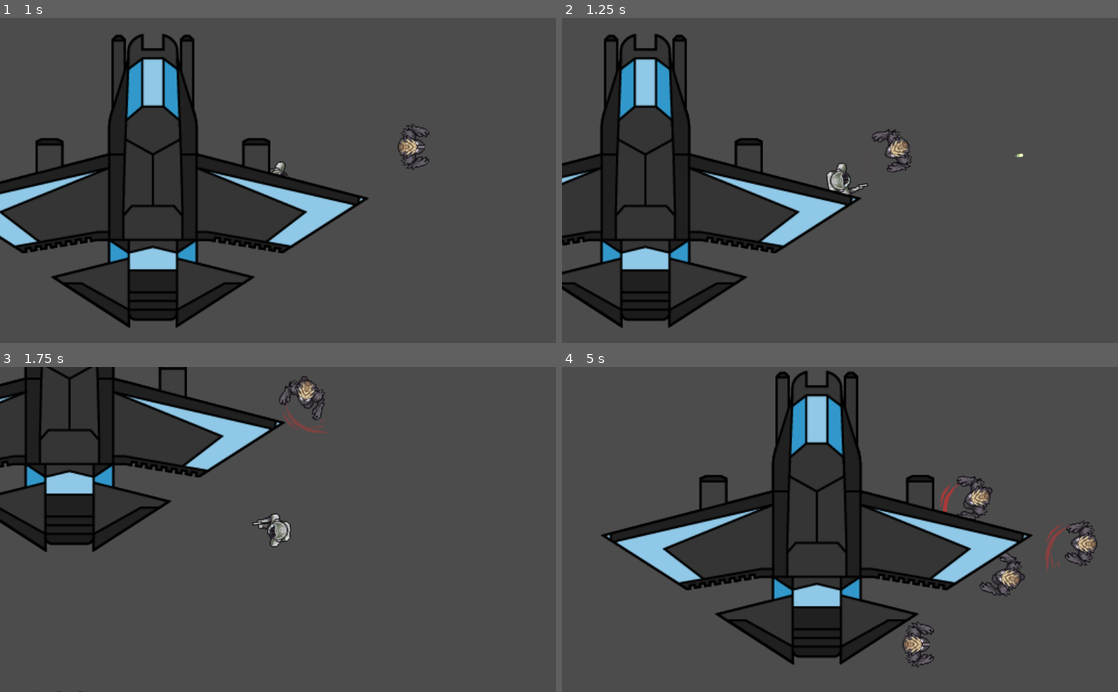
Above: before the commit, frames 1-4 (two rows, left to right).
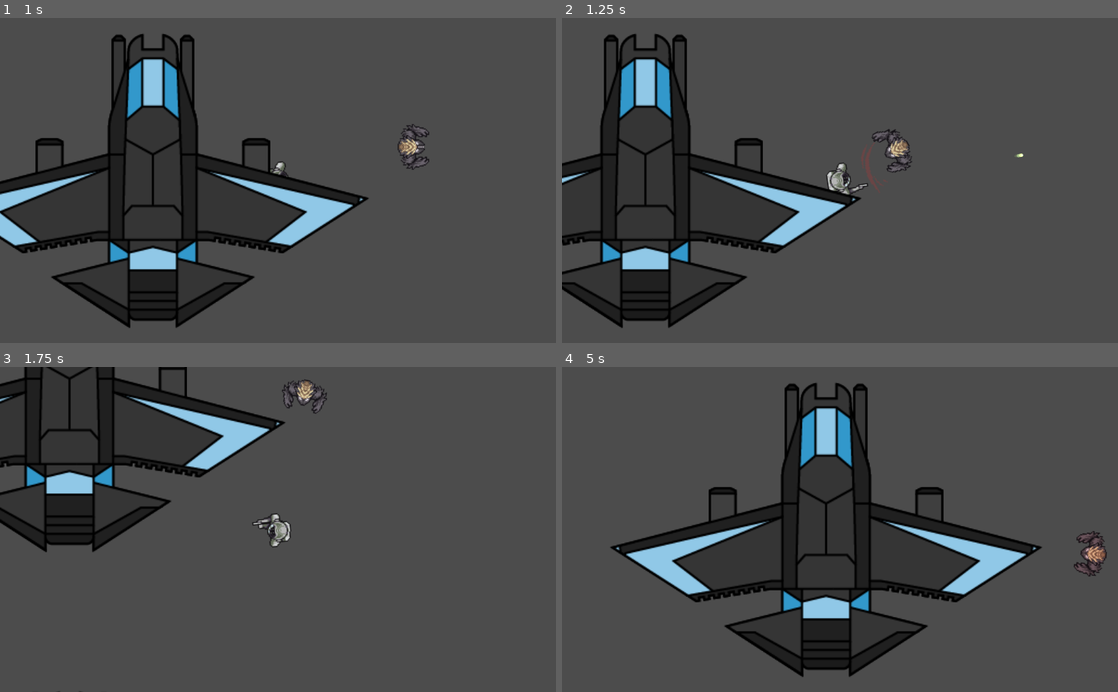
Above: after the commit, the same moments.

Repository: Bradels/minijam2022
Game: Godot game, scene res://Levels/MultiplayerTest.tscn
Two runs of this game, one before a commit and one after it. Both use one fixed random seed, a clock stepped at 60 frames per second and the inputs below. This scene is started directly instead of the project's main scene.
Inputs (mouse positions are in pixels of both pictures, inside the frame that each line leads up to):
- Up to frame 1 (1 s): tap Enter at 0.5 s; move the mouse to (400, 164) at 0.52 s; press the mouse at (400, 164) at 0.53 s; hold D (right) from 0.53 s (still down)
- Up to frame 2 (1.25 s): keep holding D (right)
- Up to frame 3 (1.75 s): move the mouse to (166, 545) at 1.27 s; release D (right) at 1.28 s; release the mouse at (166, 545) at 1.28 s; hold S (down) from 1.28 s (still down); right-click (166, 545) at 1.35 s
- Up to frame 4 (5 s): move the mouse to (895, 458) at 2.02 s; release S (down) at 2.03 s; hold D (right) 2.03-2.78 s; hold Mouse wheel up (zoom_in) 2.03-2.78 s; move the mouse to (812, 594) at 2.77 s; hold W (ship_forward) 2.78-3.53 s; tap Mouse wheel down (zoom_out) at 2.85 s; move the mouse to (1006, 578) at 3.52 s; press the mouse at (1006, 578) at 3.53 s; hold A (left) from 3.53 s (still down); move the mouse to (673, 480) at 4.27 s; release the mouse at (673, 480) at 4.28 s; right-click (673, 480) at 4.35 s

Frame 1 is identical in both runs. In frame 2, less than 0.1% of the frame differs, in the area x 53-59%, y 39-54%; in frame 3, 0.5%; in frame 4, 19%, in the area x 7-98%, y 1-96%.

Commit message:
fix: refactor animations to get all working properly

Diff:
--- a/Components/Entities/Enemy/Enemy.gd
+++ b/Components/Entities/Enemy/Enemy.gd
@@ -8,11 +8,12 @@
 
 var id = ''
 var velocity = Vector2.ZERO
-var nearest_player
+var nearest_player = null
 
+onready var animation_player = $AnimationPlayer
 onready var is_host = get_tree().get_network_unique_id() in [0, 1]
-onready var _animation_player = $AnimationPlayer
 
+export(bool) var dead = false
 export(int) var health = 2
 export(int) var damage = 1
 export(float) var speed = 48
@@ -21,34 +22,41 @@
 
 
 func _process(_delta):
+	if dead:
+		return
+
 	set_nearest_player_or_null()
 
 	match _determine_state():
+		ENEMY_STATES.IDLE:
+			idle()
+		ENEMY_STATES.FOLLOWING:
+			follow_player()
 		ENEMY_STATES.CLAWING:
 			attack()
-		ENEMY_STATES.FOLLOWING:
-			follow_player()
-		ENEMY_STATES.IDLE:
-			idle()
 		ENEMY_STATES.DYING:
 			death()
 
 
 func _physics_process(_delta):
-	if is_host:
+	if is_host && !dead:
 		velocity = move_and_slide(velocity)
 
 
 func _set_velocity(new_velocity):
-	if is_host:
+	if is_host && !dead:
 		velocity = new_velocity
 
 
 func _play_animation(name):
-	if _animation_player.current_animation in ['Hurt', 'Dying']:
-		_animation_player.queue(name)
-	elif _animation_player.current_animation != name:
-		_animation_player.play(name)
+	var current = animation_player.current_animation
+
+	if current == 'Death': return
+	if name == 'Death': return animation_player.play(name)
+	if name == 'Hurt': return animation_player.play(name)
+	if current == 'Attack': return
+
+	animation_player.play(name)
 
 
 func _look_at(rotation):
@@ -105,16 +113,16 @@
 
 
 func hurt(amount):
-	if health <= 0:
-		return
-
 	_play_animation("Hurt")
 	health -= amount
 
 
 func death():
-	_play_animation("Death")
+	print('starting death')
+	_play_animation('Death')
 	_set_velocity(Vector2.ZERO)
+	dead = true
+	print('dead')
 
 
 func attack():
@@ -122,6 +130,7 @@
 	_play_animation('Attack')
 
 
-func _on_AnimationPlayer_animation_finished(name):
+func _on_animation_finished(name):
 	if name == 'Death':
+		print('finished animation')
 		emit_signal('died', id)
--- a/Components/Entities/Enemy/Enemy.tscn
+++ b/Components/Entities/Enemy/Enemy.tscn
@@ -106,12 +106,12 @@
 "frames": [ SubResource( 27 ), SubResource( 28 ), SubResource( 29 ), SubResource( 30 ), SubResource( 31 ) ],
 "loop": true,
 "name": "claw_attack",
-"speed": 5.0
+"speed": 12.0
 }, {
 "frames": [ SubResource( 35 ), SubResource( 36 ), SubResource( 37 ), SubResource( 38 ), SubResource( 39 ), SubResource( 40 ) ],
 "loop": true,
 "name": "idle",
-"speed": 5.0
+"speed": 12.0
 }, {
 "frames": [ SubResource( 14 ), SubResource( 15 ), SubResource( 16 ), SubResource( 17 ), SubResource( 18 ), SubResource( 19 ), SubResource( 20 ), SubResource( 21 ) ],
 "loop": true,
@@ -124,6 +124,8 @@
 
 [sub_resource type="Animation" id=33]
 resource_name = "Attack"
+length = 0.5
+step = 0.05
 tracks/0/type = "value"
 tracks/0/path = NodePath("AnimatedSprite:animation")
 tracks/0/interp = 1
@@ -135,58 +137,6 @@
 "transitions": PoolRealArray( 1 ),
 "update": 1,
 "values": [ "claw_attack" ]
-}
-tracks/1/type = "value"
-tracks/1/path = NodePath("HurtBox/HitSprite:modulate")
-tracks/1/interp = 1
-tracks/1/loop_wrap = true
-tracks/1/imported = false
-tracks/1/enabled = true
-tracks/1/keys = {
-"times": PoolRealArray( 0, 0.8, 1 ),
-"transitions": PoolRealArray( 1, 6.9644, 1 ),
-"update": 0,
-"values": [ Color( 1, 1, 1, 0 ), Color( 1, 1, 1, 1 ), Color( 1, 1, 1, 0 ) ]
-}
-tracks/2/type = "value"
-tracks/2/path = NodePath("AnimatedSprite:playing")
-tracks/2/interp = 1
-tracks/2/loop_wrap = true
-tracks/2/imported = false
-tracks/2/enabled = true
-tracks/2/keys = {
-"times": PoolRealArray( 0 ),
-"transitions": PoolRealArray( 1 ),
-"update": 1,
-"values": [ true ]
-}
-tracks/3/type = "value"
-tracks/3/path = NodePath("AnimatedSprite:frame")
-tracks/3/interp = 1
-tracks/3/loop_wrap = true
-tracks/3/imported = false
-tracks/3/enabled = true
-tracks/3/keys = {
-"times": PoolRealArray( 0 ),
-"transitions": PoolRealArray( 1 ),
-"update": 1,
-"values": [ 0 ]
-}
-
-[sub_resource type="Animation" id=26]
-resource_name = "Death"
-length = 0.5
-tracks/0/type = "value"
-tracks/0/path = NodePath("AnimatedSprite:modulate")
-tracks/0/interp = 1
-tracks/0/loop_wrap = true
-tracks/0/imported = false
-tracks/0/enabled = true
-tracks/0/keys = {
-"times": PoolRealArray( 0, 0.1, 0.2, 0.3, 0.4, 0.5 ),
-"transitions": PoolRealArray( 1, 1, 1, 1, 1, 1 ),
-"update": 0,
-"values": [ Color( 1, 1, 1, 1 ), Color( 1, 0, 0, 0.333333 ), Color( 1, 1, 1, 1 ), Color( 1, 0, 0, 0.333333 ), Color( 1, 1, 1, 1 ), Color( 1, 1, 1, 1 ) ]
 }
 tracks/1/type = "value"
 tracks/1/path = NodePath("AnimatedSprite:playing")
@@ -198,21 +148,71 @@
 "times": PoolRealArray( 0 ),
 "transitions": PoolRealArray( 1 ),
 "update": 1,
-"values": [ false ]
-}
-tracks/2/type = "method"
-tracks/2/path = NodePath(".")
+"values": [ true ]
+}
+tracks/2/type = "value"
+tracks/2/path = NodePath("AnimatedSprite:frame")
 tracks/2/interp = 1
 tracks/2/loop_wrap = true
 tracks/2/imported = false
 tracks/2/enabled = true
 tracks/2/keys = {
-"times": PoolRealArray( 0.5 ),
-"transitions": PoolRealArray( 1 ),
-"values": [ {
-"args": [  ],
-"method": "queue_free"
-} ]
+"times": PoolRealArray( 0 ),
+"transitions": PoolRealArray( 1 ),
+"update": 1,
+"values": [ 0 ]
+}
+tracks/3/type = "value"
+tracks/3/path = NodePath("HurtBox/HitSprite:texture")
+tracks/3/interp = 1
+tracks/3/loop_wrap = true
+tracks/3/imported = false
+tracks/3/enabled = true
+tracks/3/keys = {
+"times": PoolRealArray(  ),
+"transitions": PoolRealArray(  ),
+"update": 0,
+"values": [  ]
+}
+tracks/4/type = "value"
+tracks/4/path = NodePath("HurtBox/HitSprite:modulate")
+tracks/4/interp = 1
+tracks/4/loop_wrap = true
+tracks/4/imported = false
+tracks/4/enabled = true
+tracks/4/keys = {
+"times": PoolRealArray( 0, 0.1, 0.5 ),
+"transitions": PoolRealArray( 1, 0.25, 2 ),
+"update": 0,
+"values": [ Color( 1, 1, 1, 0 ), Color( 1, 0.0203252, 0, 1 ), Color( 1, 1, 1, 0 ) ]
+}
+
+[sub_resource type="Animation" id=26]
+resource_name = "Death"
+length = 0.5
+tracks/0/type = "value"
+tracks/0/path = NodePath("AnimatedSprite:modulate")
+tracks/0/interp = 1
+tracks/0/loop_wrap = true
+tracks/0/imported = false
+tracks/0/enabled = true
+tracks/0/keys = {
+"times": PoolRealArray( 0, 0.1, 0.2, 0.3, 0.4, 0.5 ),
+"transitions": PoolRealArray( 1, 1, 1, 1, 1, 1 ),
+"update": 0,
+"values": [ Color( 1, 1, 1, 1 ), Color( 1, 0, 0, 0.333333 ), Color( 1, 1, 1, 1 ), Color( 1, 0, 0, 0.333333 ), Color( 1, 1, 1, 1 ), Color( 1, 1, 1, 1 ) ]
+}
+tracks/1/type = "value"
+tracks/1/path = NodePath("AnimatedSprite:playing")
+tracks/1/interp = 1
+tracks/1/loop_wrap = true
+tracks/1/imported = false
+tracks/1/enabled = true
+tracks/1/keys = {
+"times": PoolRealArray( 0 ),
+"transitions": PoolRealArray( 1 ),
+"update": 1,
+"values": [ false ]
 }
 
 [sub_resource type="Animation" id=25]
@@ -276,7 +276,6 @@
 rotation = -1.5708
 frames = SubResource( 23 )
 animation = "idle"
-frame = 3
 playing = true
 
 [node name="Hitbox" type="Area2D" parent="."]
@@ -306,4 +305,4 @@
 position = Vector2( 21, -6 )
 shape = SubResource( 32 )
 
-[connection signal="animation_finished" from="AnimationPlayer" to="." method="_on_AnimationPlayer_animation_finished"]
+[connection signal="animation_finished" from="AnimationPlayer" to="." method="_on_animation_finished"]
--- a/Components/Managers/EnemyManager/EnemyManager.gd
+++ b/Components/Managers/EnemyManager/EnemyManager.gd
@@ -4,7 +4,7 @@
 onready var entity = preload("res://Components/Entities/Enemy/Enemy.tscn")
 onready var player_manager = level.find_node('PlayerManager')
 
-export var max_enemies : int = 8
+export var max_enemies : int = 1
 export var spawn_distance : int = 128
 export var spawn_interval : float = 1
 var spawn_delta : float = 0
@@ -30,9 +30,12 @@
 func _maybe_spawn_enemy(delta):
 	spawn_delta += delta
 
-	if (spawn_delta > spawn_interval && nodes.size() < max_enemies):
+	if nodes.size() >= max_enemies:
 		spawn_delta = 0
+		return
 
+	if spawn_delta > spawn_interval:
+		spawn_delta = 0
 		var enemy = _spawn_enemy(_get_spawn_position())
 
 		if is_multiplayer:
@@ -57,8 +60,9 @@
 
 
 func _on_died(id):
+	_destroy_node_by_id(id)
+
 	if is_host && is_multiplayer:
-		_erase_node_by_id(id)
 		rpc("_destroy_node_by_id", id)
 
 
